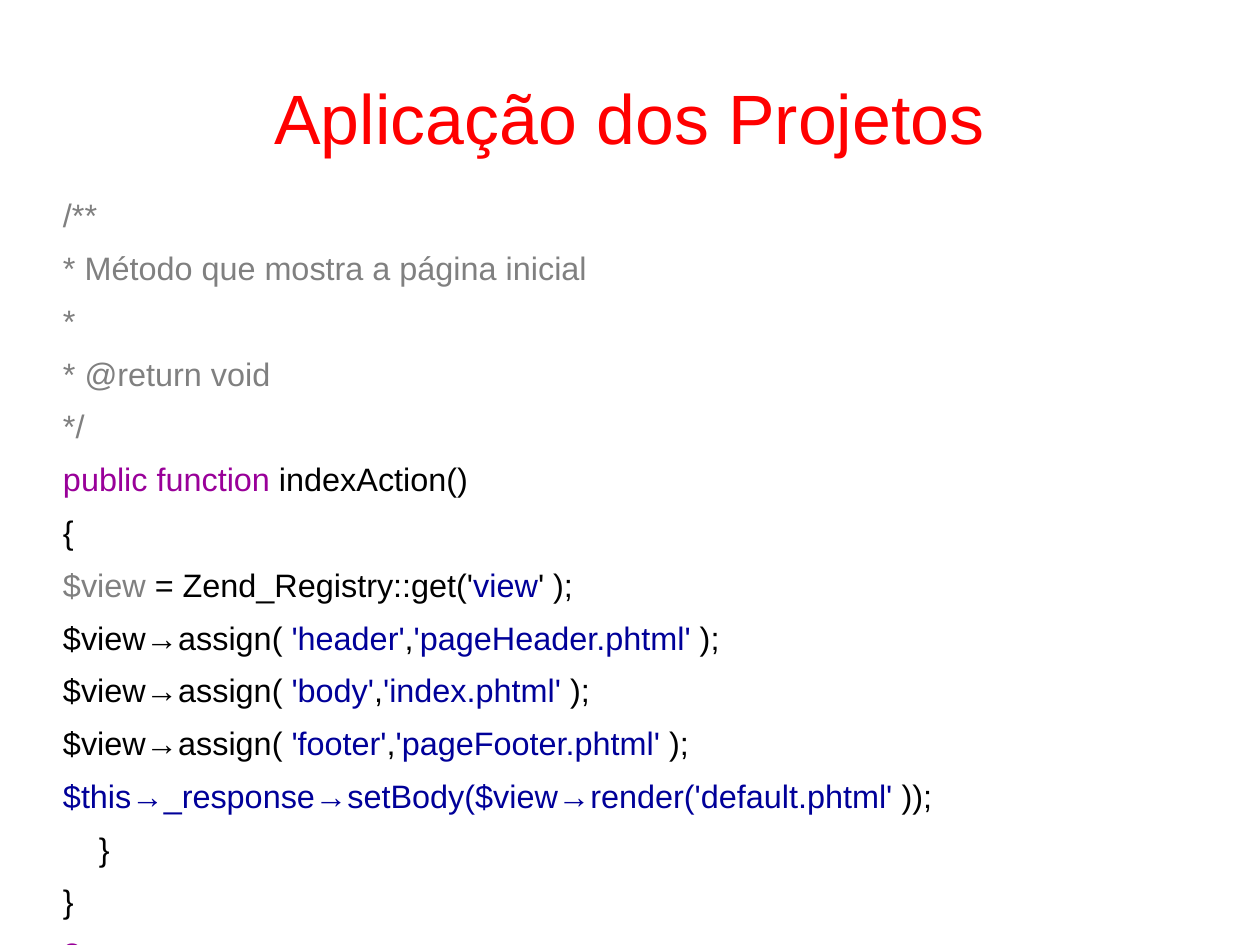
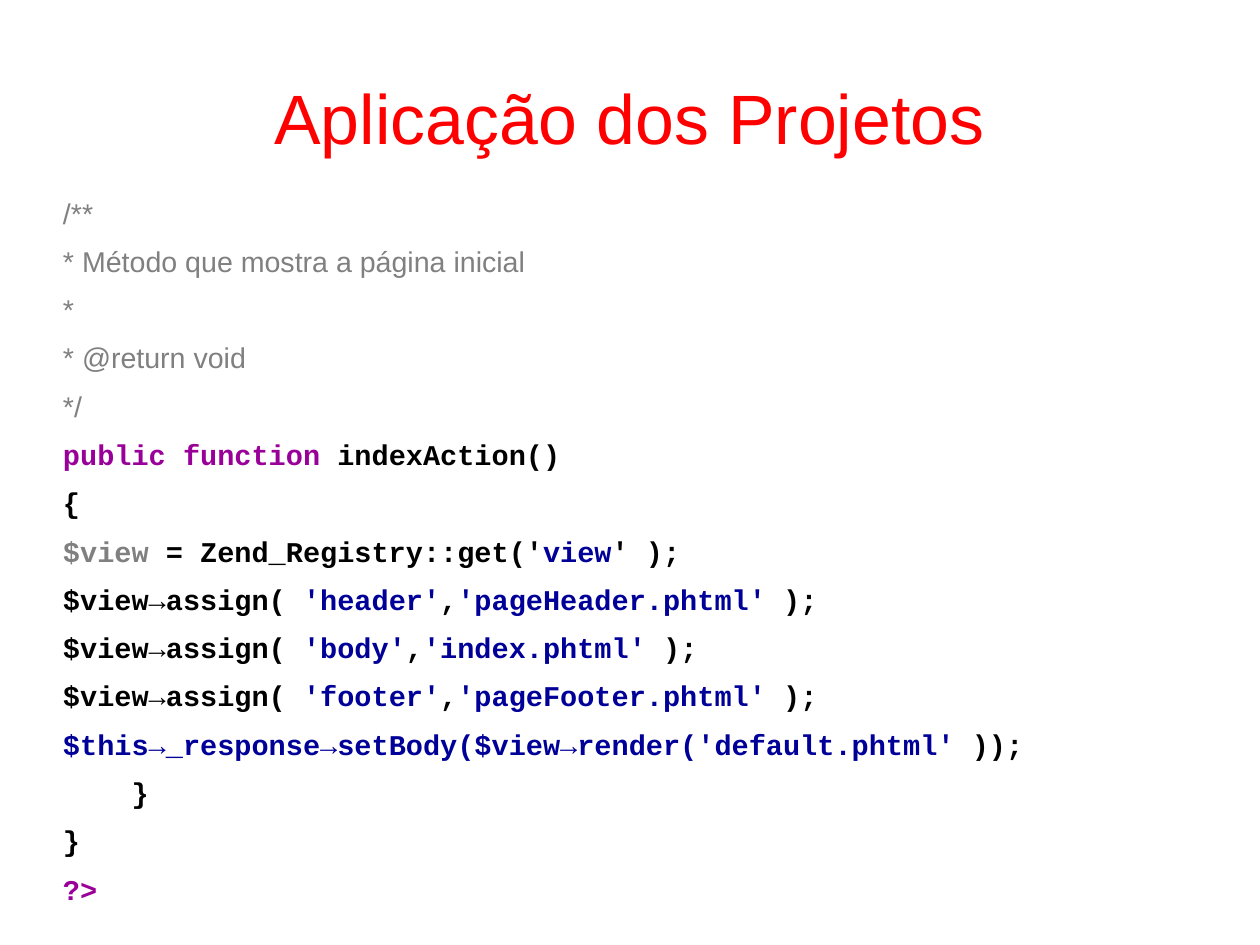
Before and after one commit to fgsl/lojasacme, a slide deck: slide 31 of docs/tutorial.odp. Drawn at 1260x945 pixels with LibreOffice and Linux fonts; fonts in the diff are those of the drawing. Boxes give left, top, right and bottom in pixels: in the first picture for what was removed or moved away, otherwise in the second. Text is boxed around its words. In the diff, an @@ line names an element or a change of style, - is before the commit and + after.

```diff
--- a/docs/tutorial.odp
+++ b/docs/tutorial.odp
@@ text "/**" at (x1=63, y1=251, x2=955, y2=761): size 20.4 to 18 pt; font Arial to Courier New, bold on in "public function indexAction()", "{", "$view = Zend_Registry::get('view' );", "$view→assign( 'header','pageHeader.phtml' );" and 6 more places @@
```
Also in this commit, not shown: 19 other slides changed, 18 slides added.
